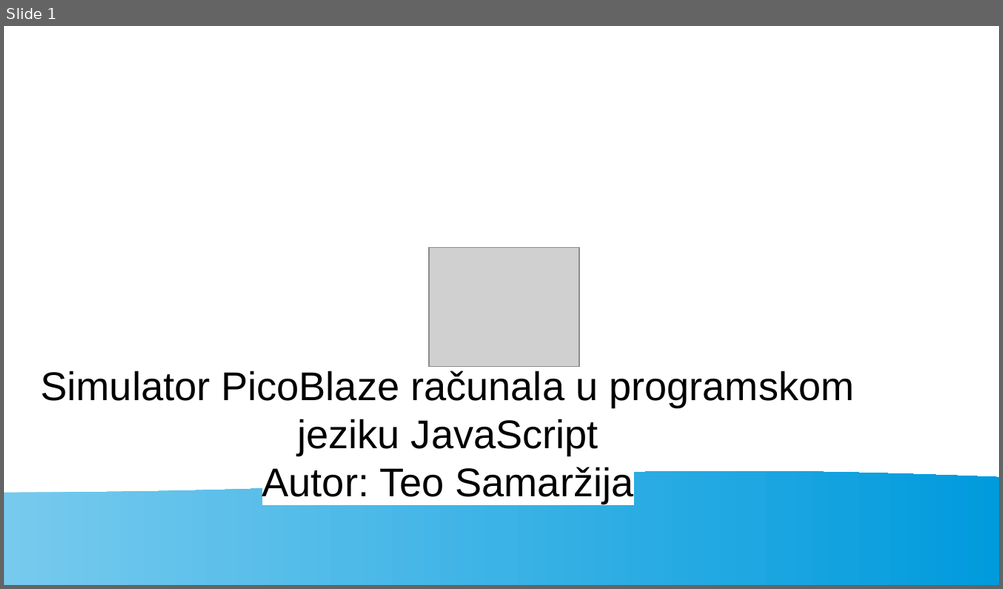
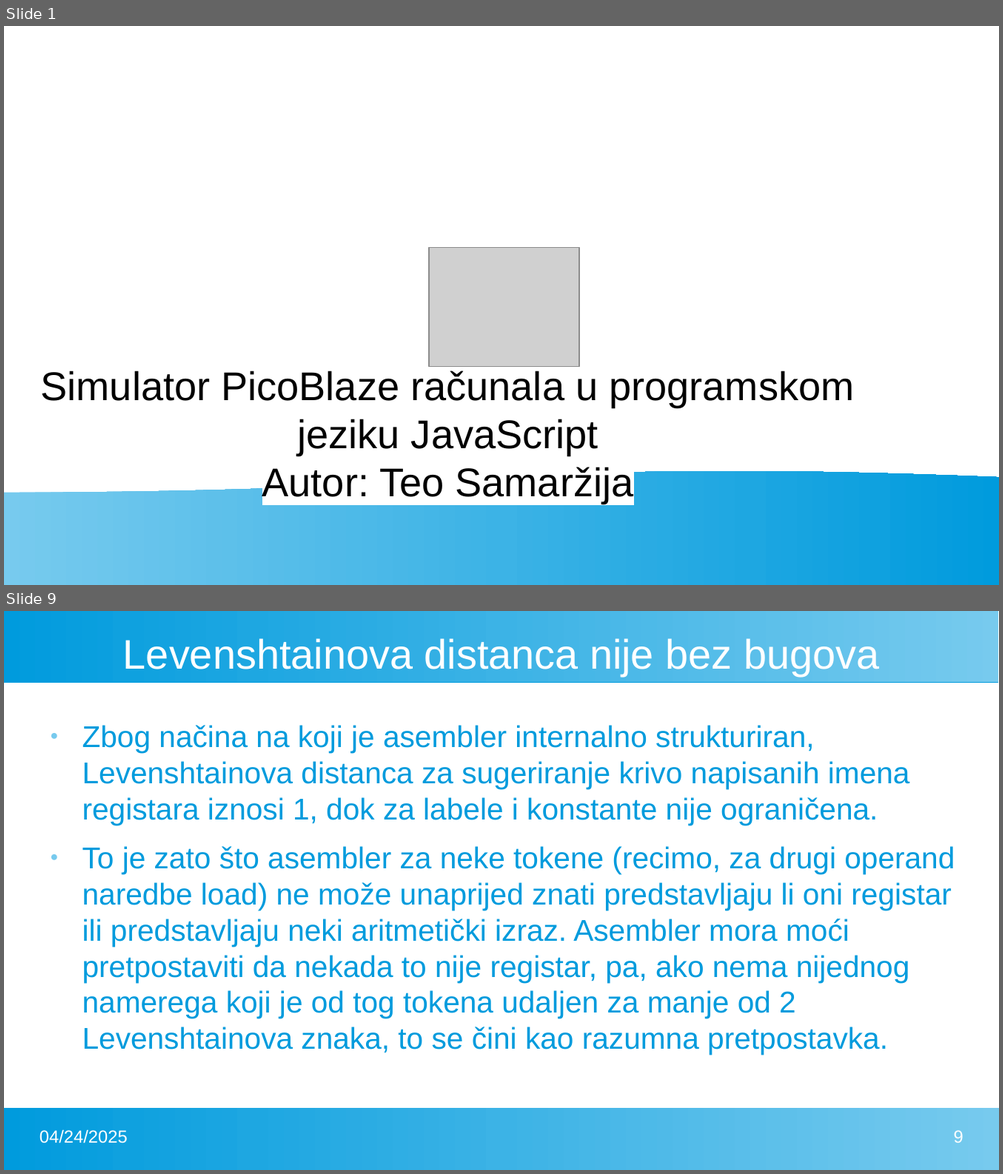
Before and after one commit to FlatAssembler/PicoBlaze_Simulator_in_JS, a slide deck: seminar/PicoBlaze.pptx. Shown one above the other, each under a label of ours: slide 1 before the commit, slides 1 and 9 after it; the slides between them are not shown. The pictures are 1003x589 and 1003x1174 pixels, drawn with LibreOffice and Linux fonts; fonts in the diff are those of the drawing; grey boxes stand for pictures. Boxes give left, top, right and bottom in pixels: in the first picture for what was removed or moved away, otherwise in the second. Text is boxed around its words. In the diff, an @@ line names an element or a change of style, - is before the commit and + after.

Commit message:
Documented the bug in Levenshtain Distance

```diff
--- a/seminar/PicoBlaze.pptx
+++ b/seminar/PicoBlaze.pptx
@@ slide 9 added at box(4, 611, 999, 1170), background #FFFFFF @@
@@ rectangle added at box(4, 611, 999, 682), fill gradient #77CAEE to #75C9EE to #73C9ED to #71C8ED to #6FC7ED to #6EC6ED @@
@@ title added at box(123, 638, 879, 676), 33 pt, text #FFFFFF @@
+Levenshtainova distanca nije bez bugova
@@ text added at box(82, 725, 954, 1055), 24 pt, text #009BDD @@
+● Zbog načina na koji je asembler internalno strukturiran, Levenshtainova distanca za sugeriranje krivo napisanih imena registara iznosi 1, dok za labele i konstante nije ograničena.
+● To je zato što asembler za neke tokene (recimo, za drugi operand naredbe load) ne može unaprijed znati predstavljaju li oni registar ili predstavljaju neki aritmetički izraz. Asembler mora moći pretpostaviti da nekada to nije registar, pa, ako nema nijednog namerega koji je od tog tokena udaljen za manje od 2 Levenshtainova znaka, to se čini kao razumna pretpostavka.
@@ rectangle added at box(4, 1108, 999, 1170), fill gradient #77CAEE to #75C9EE to #73C9ED to #71C8ED to #6FC7ED to #6EC6ED @@
@@ text added at box(40, 1130, 128, 1144), 14 pt, text #FFFFFF @@
+04/24/2025
@@ page number added at box(953, 1130, 963, 1143), 14 pt, text #FFFFFF @@
+9
```
Also in this commit, not shown: 25 slides changed, 1 other file.
